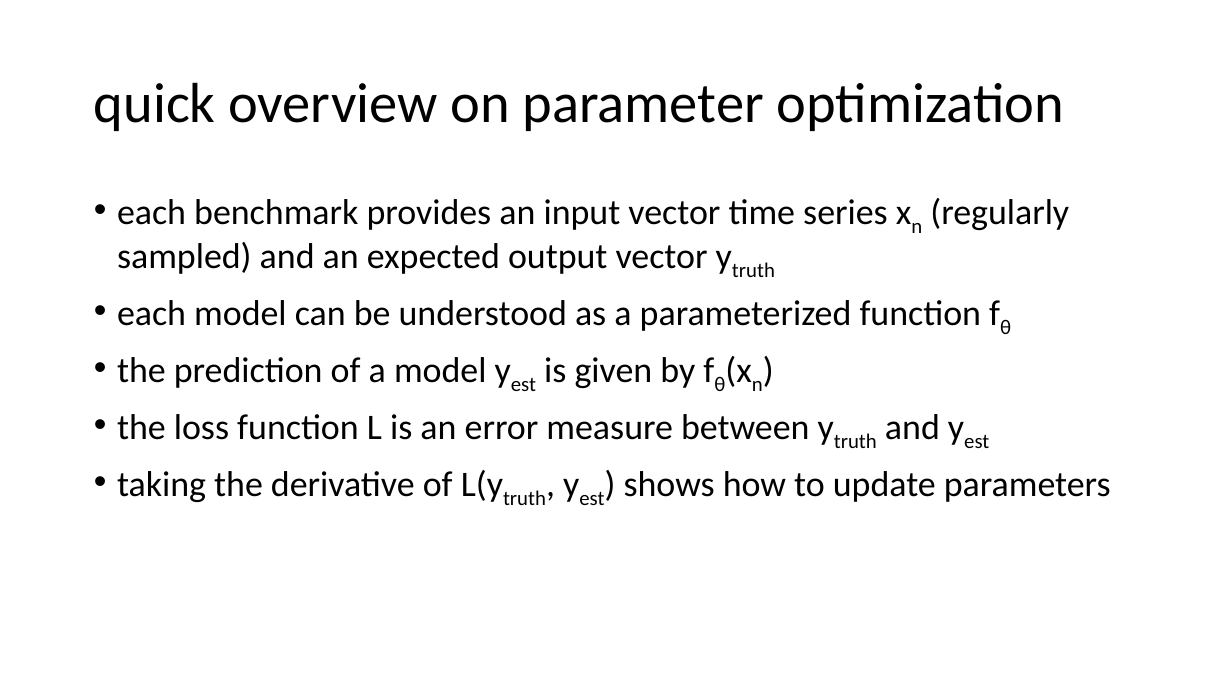
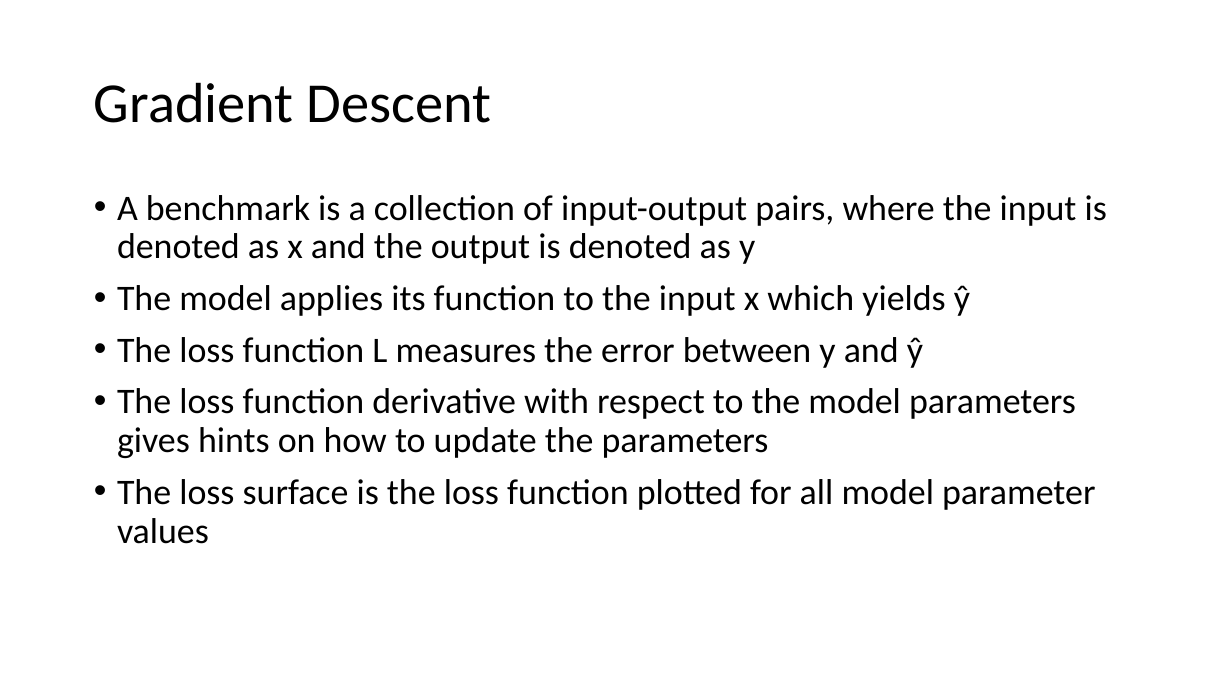
Before and after one commit to Oidlichtnwoada/NeuralNetworkArena, a slide deck: slide 4 of thesis/presentations/thesis_presentation.pptx (slide 3 before the commit). Drawn at 1232x693 pixels with LibreOffice and Linux fonts; fonts in the diff are those of the drawing. Boxes give left, top, right and bottom in pixels: in the first picture for what was removed or moved away, otherwise in the second. Text is boxed around its words. In the diff, an @@ line names an element or a change of style, - is before the commit and + after.

Commit message:
uploaded new version of the presentation

```diff
--- a/thesis/presentations/thesis_presentation.pptx
+++ b/thesis/presentations/thesis_presentation.pptx
@@ title at [94,82,492,123]: text changed @@
-quick overview on parameter optimization
+Gradient Descent
@@ text at [117,195,1107,544]: text changed @@
-• each benchmark provides an input vector time series xn (regularly sampled) and an expected output vector ytruth
-• each model can be understood as a parameterized function fθ
-• the prediction of a model yest is given by fθ(xn)
-• the loss function L is an error measure between ytruth and yest
-• taking the derivative of L(ytruth, yest) shows how to update parameters
+• A benchmark is a collection of input-output pairs, where the input is denoted as x and the output is denoted as y
+• The model applies its function to the input x which yields ŷ
+• The loss function L measures the error between y and ŷ
+• The loss function derivative with respect to the model parameters gives hints on how to update the parameters
+• The loss surface is the loss function plotted for all model parameter values
```
Also in this commit, not shown: 3 other slides changed, 16 slides added, 35 slides removed, 2 other files.
